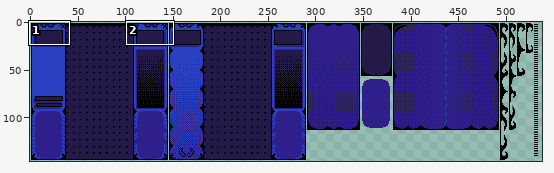
Edited in one commit: pixel-art file (Succubus/Sprites/Panels.aseprite). Above: a wide view before the commit, with the close-up outlined.
Close-up. The starting point:
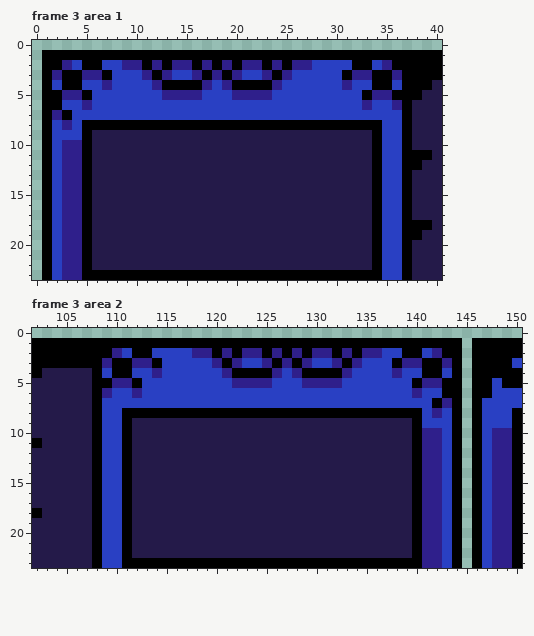
584x146 pixels, 3 frames. Shown: frame 3 area 1: x 0..40, y 0..23; frame 3 area 2: x 102..150, y 0..23. The wide view leaves out empty margins. The commit also changed other frames or places, which this record leaves out.
After:
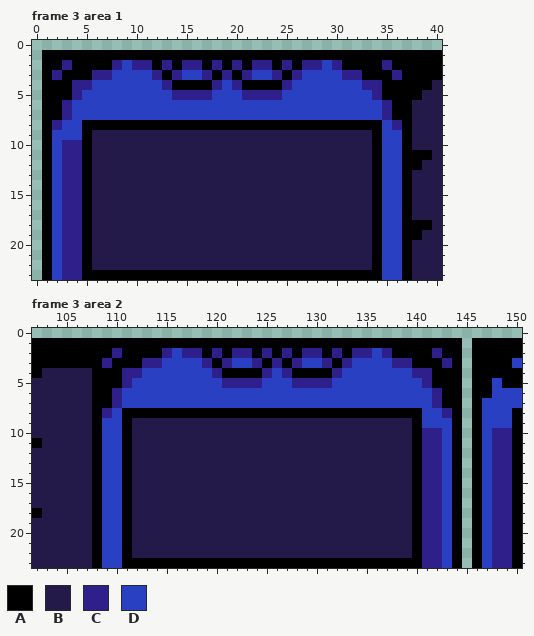
Palette (. is transparent): A #000000  B #241a49  C #2f1f8b  D #2940c3
From old to new:
Frame 3 area 1:
y 2: x 4 D -> A; x 7..9 DDC -> ACD; x 11..14 ACAC -> CACA; x 16..21 ACACAC -> CACACA; x 23..26 ACAC -> CACA; x 28 D -> C; x 30..31 DD -> CA; x 34 D -> A
y 3: x 5 C -> A; x 7 A -> C; x 11..14 CACD -> DCAC; x 16..21 CACACD -> DCACAC; x 23..26 CACD -> DCAC; x 31 A -> C; x 33 C -> A
y 4: x 2 D -> A; x 4..5 AD -> CC; x 7 C -> D; x 12..13 CA -> DC; x 17..20 CDCA -> ACDC; x 24..25 CD -> AC; x 31 C -> D; x 33..34 DA -> CC; x 36 D -> A
y 5: x 3 C -> A; x 5 A -> D; x 13 C -> D; x 17 D -> C; x 20 C -> D; x 24 D -> C; x 33 A -> D; x 35 C -> A
y 6: x 3 D -> C; x 5 C -> D; x 33 C -> D; x 35..36 DC -> CA
y 7: x 2..3 CA -> AC; x 35..36 DD -> CA
y 8: x 2..3 DC -> CD; x 36 D -> C
Frame 3 area 2:
y 2: x 111 D -> A; x 114..115 DD -> AC; x 117 D -> C; x 119..122 CACA -> ACAC; x 124..129 CACACA -> ACACAC; x 131..134 CACA -> ACAC; x 136..138 CDD -> DCA; x 141 D -> A
y 3: x 112 C -> A; x 114 A -> C; x 119..122 DCAC -> CACD; x 124..129 DCACAC -> CACACD; x 131..134 DCAC -> CACD; x 138 A -> C; x 140 C -> A
y 4: x 109 D -> A; x 111..112 AD -> CC; x 114 C -> D; x 120..121 DC -> CA; x 125..128 ACDC -> CDCA; x 132..133 AC -> CD; x 138 C -> D; x 140..141 DA -> CC; x 143 D -> A
y 5: x 110 C -> A; x 112 A -> D; x 121 D -> C; x 125 C -> D; x 128 D -> C; x 132 C -> D; x 140 A -> D; x 142 C -> A
y 6: x 109..110 CD -> AC; x 112 C -> D; x 140 C -> D; x 142 D -> C
y 7: x 109..110 DD -> AC; x 142..143 AC -> CA
y 8: x 109 D -> C; x 142..143 CD -> DC
Where, in picture pixels (left, top, right, bottom), the same in both close-ups:
changed: (52, 60, 402, 130)
changed: (102, 348, 452, 418)
